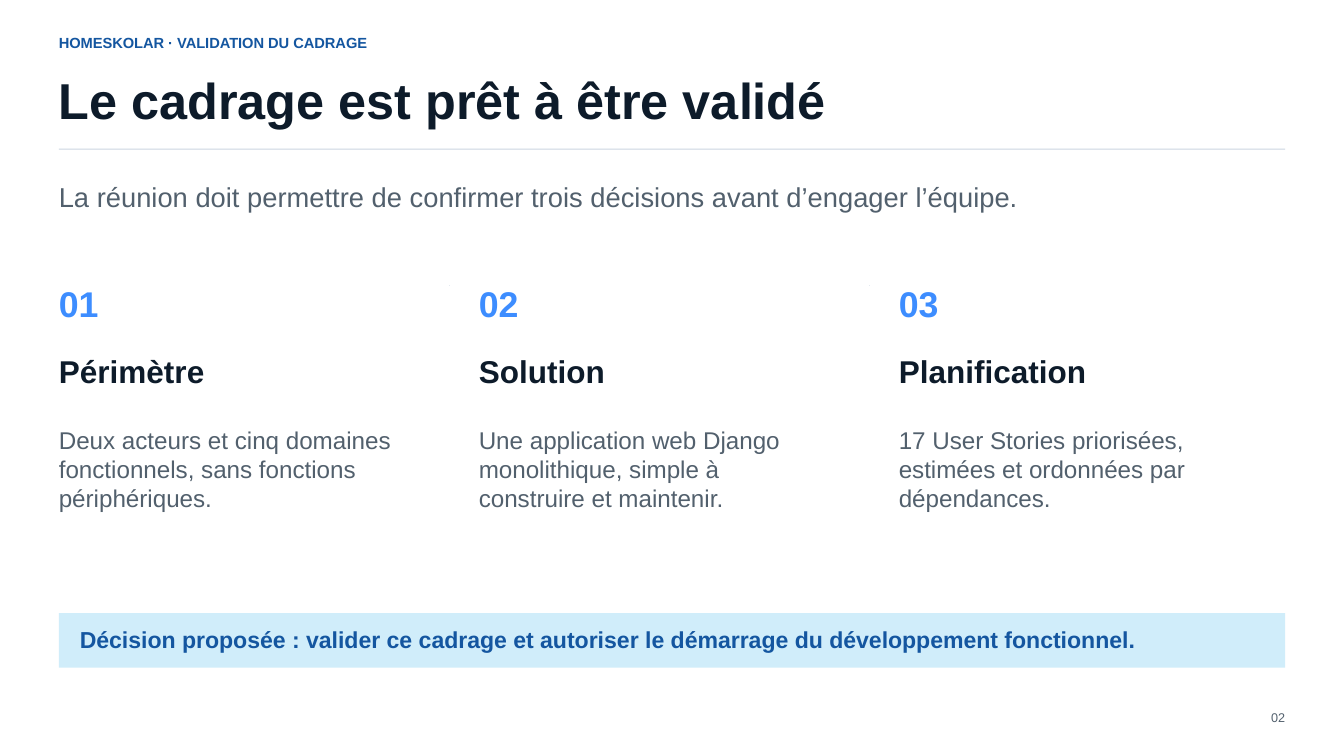
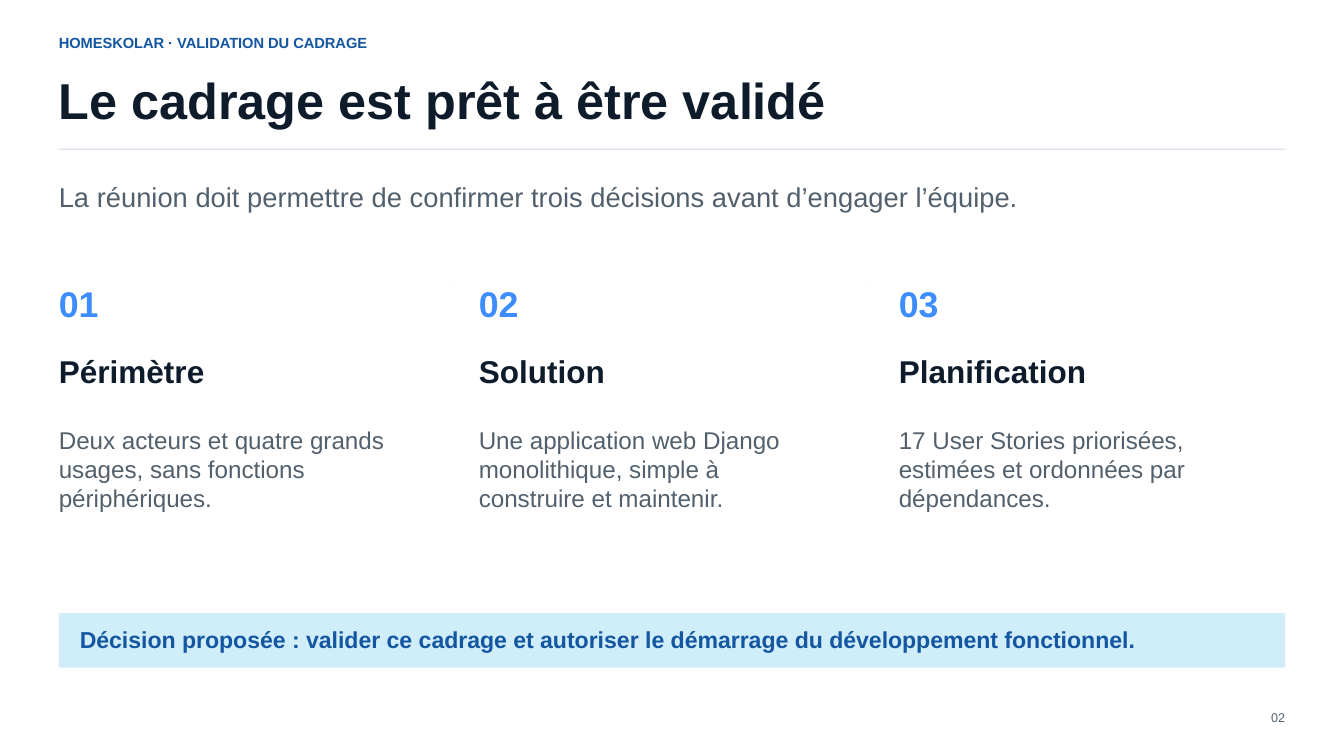
Before and after one commit to fabienhummel/OC-PY03, a slide deck: slide 2 of livrables/présentation/HomeSkolar_Presentation_Validation_Cadrage.pptx. Drawn at 1344x756 pixels with LibreOffice and Linux fonts; fonts in the diff are those of the drawing. Boxes give left, top, right and bottom in pixels: in the first picture for what was removed or moved away, otherwise in the second. Text is boxed around its words. In the diff, an @@ line names an element or a change of style, - is before the commit and + after.

```diff
--- a/livrables/présentation/HomeSkolar_Presentation_Validation_Cadrage.pptx
+++ b/livrables/présentation/HomeSkolar_Presentation_Validation_Cadrage.pptx
@@ text at (x1=59, y1=431, x2=384, y2=512): text changed @@
-Deux acteurs et cinq domaines fonctionnels, sans fonctions périphériques.
+Deux acteurs et quatre grands usages, sans fonctions périphériques.
```
Also in this commit, not shown: 5 other slides changed, 1 other file.
